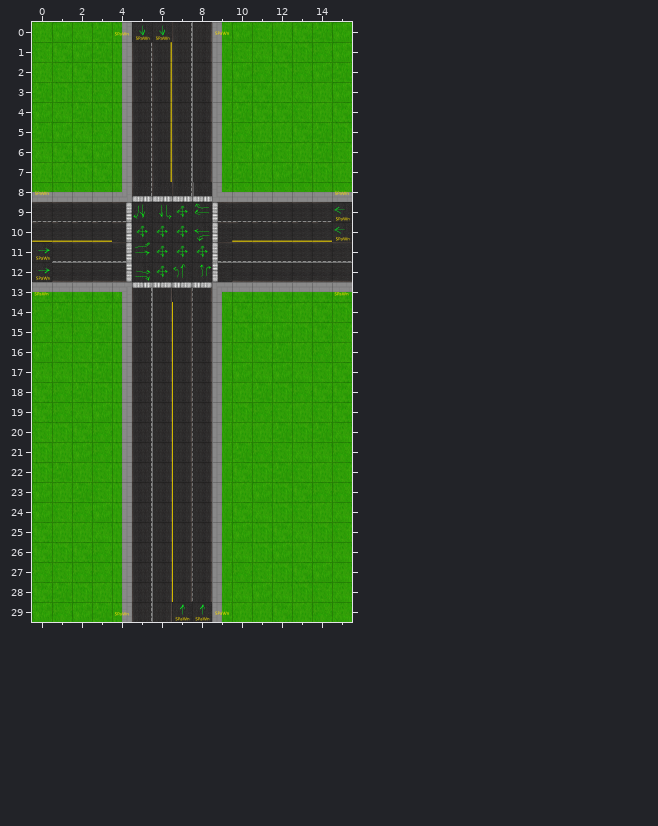
Tiled map, stored at Assets/Map/level4.tmx. Above is the file before it was changed.
Cells are 64x64 px. Shown: x 0..15, y 0..29.
Now the later version:
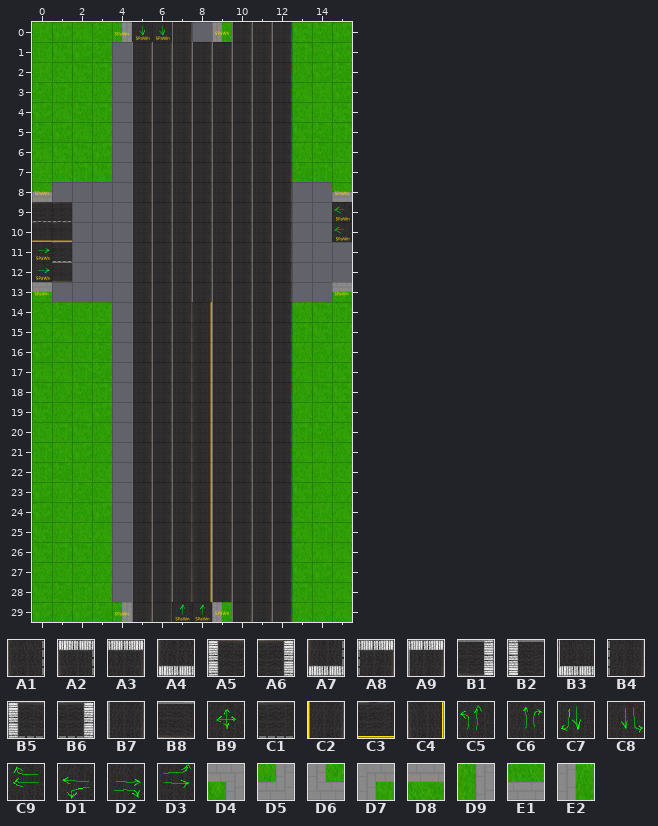
Key: from "RoadTiles": A1 0, A2 1, A3 2, A4 3, A5 5, A6 6, A7 9, A8 10, A9 11, B1 12, B2 13, B3 14, B4 16, B5 17, B6 18, B7 19, B8 20, B9 24, C1 26, C2 27, C3 29, C4 30, C5 32, C6 33, C7 34, C8 35, C9 36, D1 37, D2 38, D3 39, D4 48, D5 49, D6 50, D7 51, D8 52, D9 53, E1 54, E2 55.
__ is an empty cell.
Tiles replaced or removed in this view: A1, A2, A3, A4, A5, A6, A7, A8, A9, B1, B2, B3, B4, B5, B6, B7, B8, B9, C1, C2, C3, C4, C5, C6, C7, C8, C9, D1, D2, D3, D4, D5, D6, D7, D8, D9, E1, E2.
Changes in this commit:
Changed rows in their new state; .. is an unchanged cell.
Layer "Roads":
first column x 2:
 0 .. .. .. .. .. B7 __ .. B7 B7 B7 .. .. ..
 1 .. .. .. B7 B7 B7 .. B7 B7 B7 B7 .. .. ..
 2 .. .. .. B7 B7 B7 .. B7 B7 B7 B7 .. .. ..
 3 .. .. .. B7 B7 B7 .. B7 B7 B7 B7 .. .. ..
 4 .. .. .. B7 B7 B7 .. B7 B7 B7 B7 .. .. ..
 5 .. .. .. B7 B7 B7 .. B7 B7 B7 B7 .. .. ..
 6 .. .. .. B7 B7 B7 .. B7 B7 B7 B7 .. .. ..
 7 .. .. .. B7 B7 B7 .. B7 B7 B7 B7 .. .. ..
 8 .. .. .. B7 B7 B7 B7 B7 B7 B7 B7 .. .. ..
 9 __ __ __ B7 B7 B7 B7 B7 B7 B7 B7 __ __ ..
10 __ __ __ B7 B7 B7 B7 B7 B7 B7 B7 __ __ ..
11 __ __ __ B7 B7 B7 B7 B7 B7 B7 B7 __ __ __
12 __ __ __ B7 B7 B7 B7 B7 B7 B7 B7 __ __ __
13 .. .. .. B7 B7 B7 B7 B7 B7 B7 B7 .. .. ..
14 .. .. .. B7 .. B7 C4 B7 B7 B7 B7 .. .. ..
15 .. .. .. B7 .. B7 C4 B7 B7 B7 B7 .. .. ..
16 .. .. .. B7 .. B7 C4 B7 B7 B7 B7 .. .. ..
17 .. .. .. B7 .. B7 C4 B7 B7 B7 B7 .. .. ..
18 .. .. .. B7 .. B7 C4 B7 B7 B7 B7 .. .. ..
19 .. .. .. B7 .. B7 C4 B7 B7 B7 B7 .. .. ..
20 .. .. .. B7 .. B7 C4 B7 B7 B7 B7 .. .. ..
21 .. .. .. B7 .. B7 C4 B7 B7 B7 B7 .. .. ..
22 .. .. .. B7 .. B7 C4 B7 B7 B7 B7 .. .. ..
23 .. .. .. B7 .. B7 C4 B7 B7 B7 B7 .. .. ..
24 .. .. .. B7 .. B7 C4 B7 B7 B7 B7 .. .. ..
25 .. .. .. B7 .. B7 C4 B7 B7 B7 B7 .. .. ..
26 .. .. .. B7 .. B7 C4 B7 B7 B7 B7 .. .. ..
27 .. .. .. B7 .. B7 C4 B7 B7 B7 B7 .. .. ..
28 .. .. .. B7 .. B7 C4 B7 B7 B7 B7 .. .. ..
29 .. .. .. B7 .. .. .. .. B7 B7 B7 .. .. ..
Layer "SideWalks" (now hidden):
first column x 1:
 1 .. .. .. __ .. .. .. .. __ .. .. .. .. ..
 2 .. .. .. __ .. .. .. .. __ .. .. .. .. ..
 3 .. .. .. __ .. .. .. .. __ .. .. .. .. ..
 4 .. .. .. __ .. .. .. .. __ .. .. .. .. ..
 5 .. .. .. __ .. .. .. .. __ .. .. .. .. ..
 6 .. .. .. __ .. .. .. .. __ .. .. .. .. ..
 7 .. .. .. __ .. .. .. .. __ .. .. .. .. ..
 8 __ __ __ __ .. .. .. .. __ __ __ __ __ __
first column x 1:
13 __ __ __ __ .. .. .. .. __ __ __ __ __ __
14 .. .. .. __ .. .. .. .. __ .. .. .. .. ..
15 .. .. .. __ .. .. .. .. __ .. .. .. .. ..
16 .. .. .. __ .. .. .. .. __ .. .. .. .. ..
17 .. .. .. __ .. .. .. .. __ .. .. .. .. ..
18 .. .. .. __ .. .. .. .. __ .. .. .. .. ..
19 .. .. .. __ .. .. .. .. __ .. .. .. .. ..
20 .. .. .. __ .. .. .. .. __ .. .. .. .. ..
21 .. .. .. __ .. .. .. .. __ .. .. .. .. ..
22 .. .. .. __ .. .. .. .. __ .. .. .. .. ..
23 .. .. .. __ .. .. .. .. __ .. .. .. .. ..
24 .. .. .. __ .. .. .. .. __ .. .. .. .. ..
25 .. .. .. __ .. .. .. .. __ .. .. .. .. ..
26 .. .. .. __ .. .. .. .. __ .. .. .. .. ..
27 .. .. .. __ .. .. .. .. __ .. .. .. .. ..
28 .. .. .. __ .. .. .. .. __ .. .. .. .. ..
